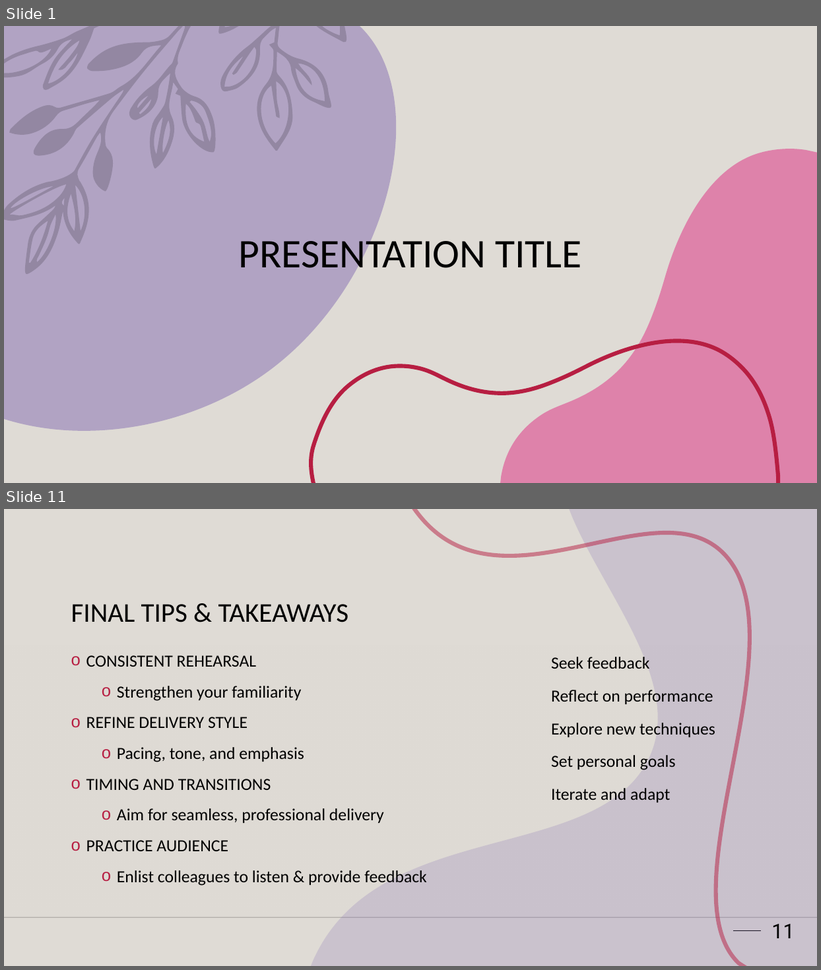
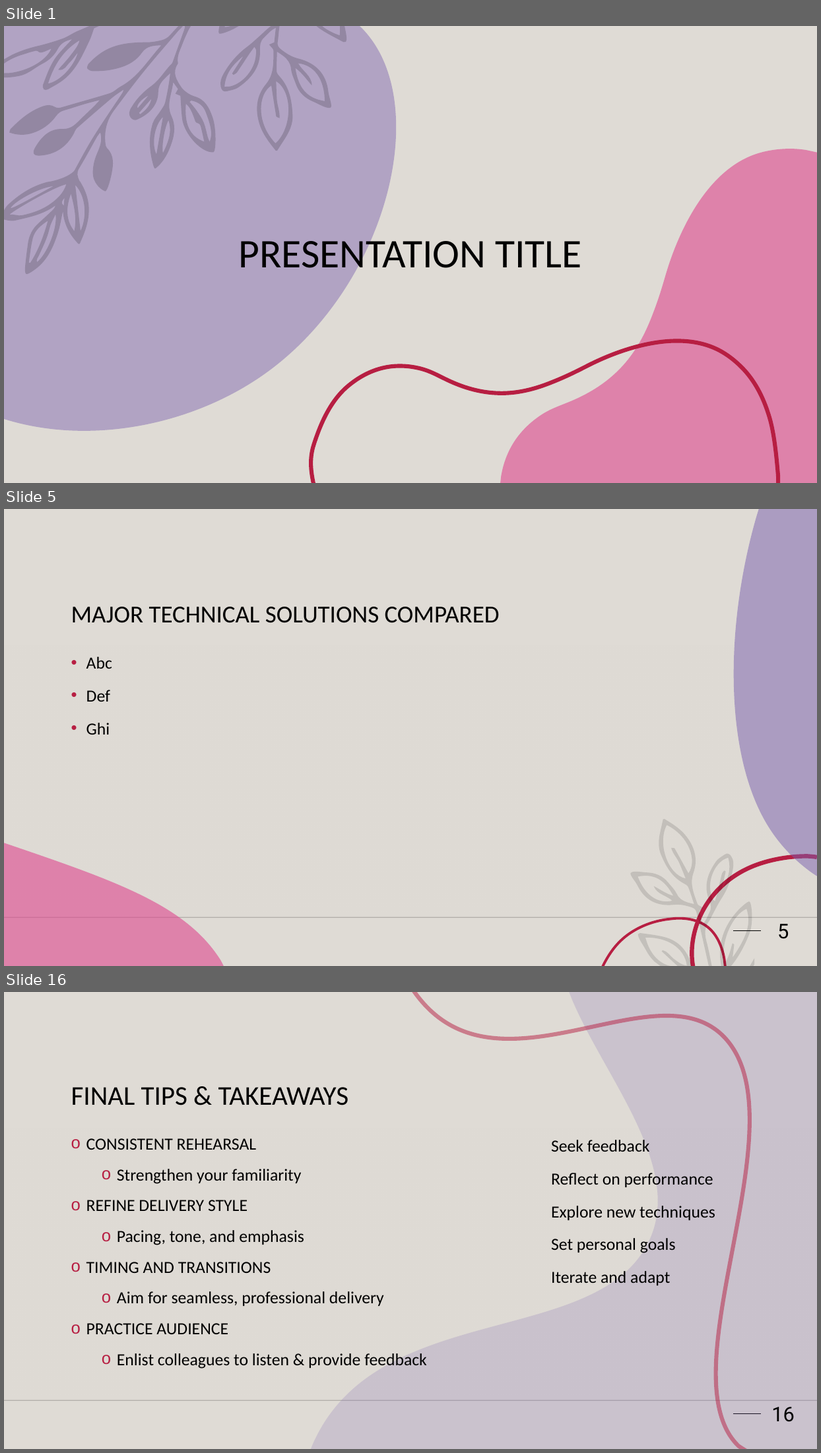
Before and after one commit to seli-hom/Unix-Final, a slide deck: Unix Presentation.pptx. Shown one above the other, each under a label of ours: slides 1 and 11 before the commit, slides 1, 5 and 16 after it; the slides between them are not shown. The pictures are 821x970 and 821x1453 pixels, drawn with LibreOffice and Linux fonts; fonts in the diff are those of the drawing; background and template pictures are left out. Boxes give left, top, right and bottom in pixels: in the first picture for what was removed or moved away, otherwise in the second. Text is boxed around its words. In the diff, an @@ line names an element or a change of style, - is before the commit and + after.

```diff
--- a/Unix Presentation.pptx
+++ b/Unix Presentation.pptx
@@ slide 5 added at bbox=[4, 509, 817, 966], background #DFDBD5; not listed: 3 template elements that a slide beside it also shows @@
@@ freeform shape added at bbox=[734, 509, 817, 877], fill #795FAF at 50% opacity @@
@@ title added at bbox=[71, 607, 500, 623], 28.8 pt, text #000000 @@
+MAJOR TECHNICAL SOLUTIONS COMPARED
@@ text added at bbox=[86, 657, 112, 735], 20 pt, text #000000 @@
+• Abc
+• Def
+• Ghi
@@ freeform shape added at bbox=[630, 819, 754, 966], fill #000000 at 12% opacity @@
@@ freeform shape added at bbox=[4, 843, 225, 966], fill #DE478E at 60% opacity @@
@@ freeform shape added at bbox=[692, 857, 817, 966], outline #B71E42 5 pt @@
@@ freeform shape added at bbox=[603, 919, 725, 966], outline #B71E42 3 pt @@
@@ page number added at bbox=[778, 924, 789, 939], 24 pt, text #000000 @@
+5
@@ what was slide 11 is now slide 16 @@
@@ page number at bbox=[772, 1407, 795, 1422]: text changed @@
-11
+16
```
Also in this commit, not shown: 3 slides changed, 11 other slides added, 5 slides removed.
